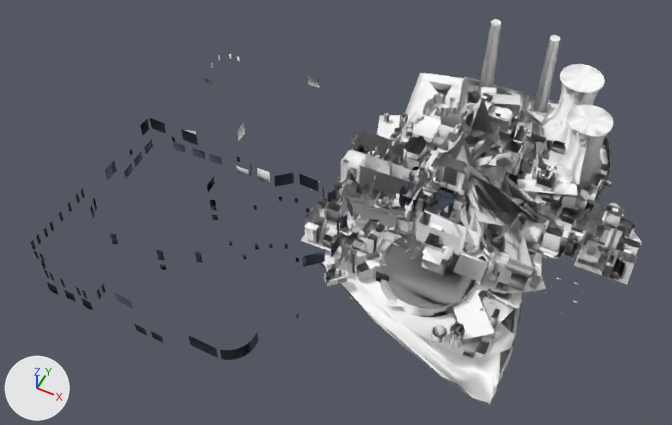
The glTF model models/fp_island2.glb, before and after one commit.
Rendered twice from a 50 mm camera at (235.0, -819.0, 911.0) aimed at (-131.0, -85.0, -6.0). The axes (+X, +Y, +Z) are drawn at lower left. The lights are the same throughout. The older version comes first.

Objects in the first picture: 'GC_Footprint_AJ_LongDist', 'GC_Footprint_CC_LongDist', 'GC_Footprint_CF_LongDist', 'GC_Footprint_CG_LongDist', 'GC_Footprint_CJ_LongDist', 'GC_Footprint_DF_LongDist', 'GC_Footprint_LG_Reflections', 'GC_Footprint_STD_Reflection', 'GC_Footprint_VPOW_LongDist', 'GC_Footprint_VRS_LongDist', 'GC_Footprint_ZD_Reflection', 'GC_Footprint_ZF_reflection' and 33 more.
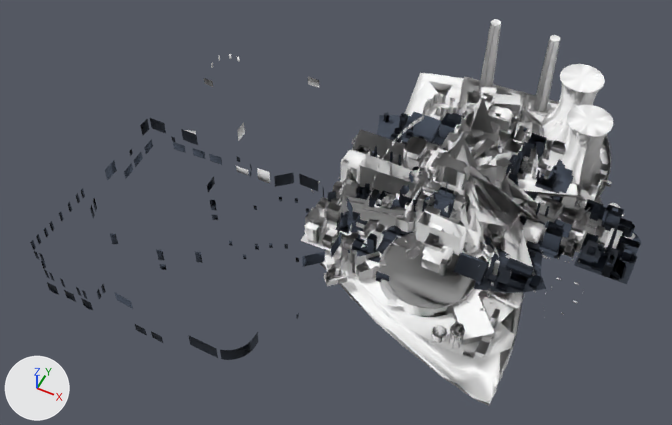
The edits, one by one:
me_gc_footprint_aj_longdist has 1078 vertices, 1318 faces and spans x -4.0..243.0, y -38.0..113.0, z 0.0..48.0.
me_gc_footprint_aj_longdist no longer uses material mat_bakegroup_island2_landmarks0_2x (white #ffffff).
me_gc_footprint_aj_longdist gains material mat_dark (greyish blue #424b59).
me_gc_footprint_df_longdist has 932 vertices, 1149 faces and spans x -156.0..156.0, y -145.0..136.0, z -1.0..51.0.
me_gc_footprint_df_longdist no longer uses material mat_bakegroup_island2_roads0_2x (white #ffffff).
me_gc_footprint_df_longdist gains material mat_dark (greyish blue #424b59).

Boxes (x1, y1, x2, y2) around the edits, measured in the pictures (672 x 425 px):
'GC_Footprint_DF_LongDist', recoloured (darker): (335, 112, 574, 293) in both
'GC_Footprint_AJ_LongDist', recoloured (darker): (506, 151, 641, 284) in both
